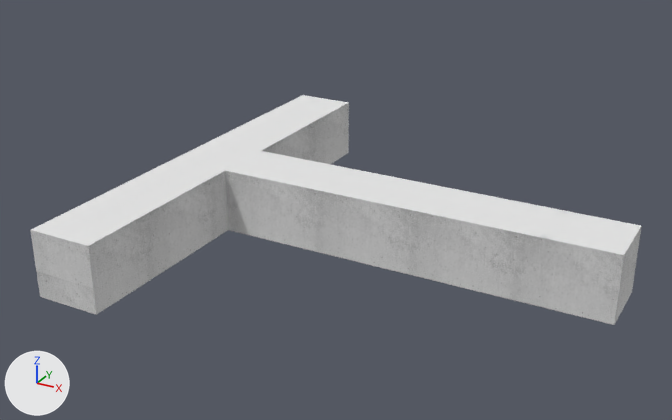
One commit to the Blender file Assets/Sets/corridor.blend: the scene before it, then after it.
Both versions are drawn from a camera (50 mm lens) standing at (10.74, -22.61, 12.31) and looking at (-1.39, -0.55, 1.28). Every picture has the same lights, and +X, +Y and +Z are marked at lower left.

Objects in the first picture: 'Corridor'.
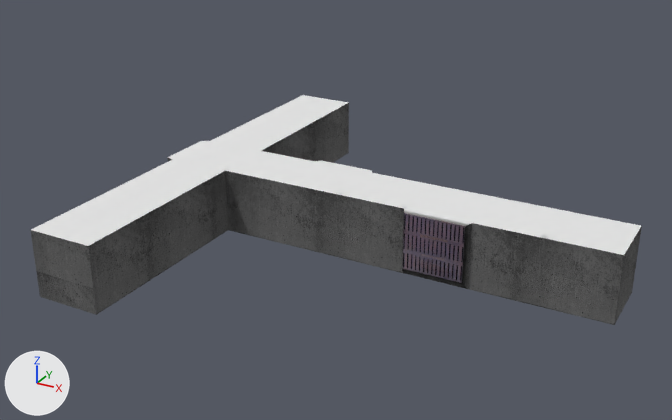
Boxes [x1, y1, x2, y2] around the edits, measured in the pictures (672 x 420 px):
'Corridor', recoloured, reshaped
    both: [30, 95, 642, 325]
part 1 of me_corridor, built on
    before: [402, 209, 472, 289]
    after: [167, 141, 472, 289]

Patch to the scene script:
```diff
--- a/Assets/Sets/corridor.blend.py
+++ b/Assets/Sets/corridor.blend.py
@@ img_d814qfp_7013ef05_f0c2_47b8_a354_844901489451_png @@
+img_d814qfp_7013ef05_f0c2_47b8_a354_844901489451_png = load_image('d814qfp-7013ef05-f0c2-47b8-a354-844901489451.png', '../../Texture/d814qfp-7013ef05-f0c2-47b8-a354-844901489451.png', 1024, 1024, 'sRGB')
@@ img_sewer_grate_01_png @@
+img_sewer_grate_01_png = load_image('sewer_grate_01.png', '../../Texture/sewer_grate_01.png', 512, 512, 'sRGB')
@@ mat_wall_cycles @@
 _N = mat_wall_cycles.node_tree.nodes; _L = mat_wall_cycles.node_tree.links
-n0 = _N.new('ShaderNodeOutputMaterial'); n0.name = 'Material Output'
-n1 = _N.new('ShaderNodeBsdfDiffuse'); n1.name = 'Diffuse BSDF'
 n2 = _N.new('ShaderNodeTexImage'); n2.name = 'Image Texture'
 n2.image = img_photo_1579492450119_80542d516179_jpeg
+n3 = _N.new('ShaderNodeRGBCurve'); n3.name = 'RGB Curves'
+_c = n3.mapping.curves[3]
+while len(_c.points) > 2: _c.points.remove(_c.points[-1])
+_c.points[0].location = (0.0, 0.0); _c.points[0].handle_type = 'AUTO'
+_c.points[1].location = (0.905, 0.325); _c.points[1].handle_type = 'AUTO'
+_p = _c.points.new(1.0, 1.0); _p.handle_type = 'AUTO'
+n3.mapping.update()
+n1 = _N.new('ShaderNodeBsdfDiffuse'); n1.name = 'Diffuse BSDF'
+n0 = _N.new('ShaderNodeOutputMaterial'); n0.name = 'Material Output'
 _L.new(n1.outputs[0], n0.inputs[0])  # 'BSDF' to 'Surface'
-_L.new(n2.outputs[0], n1.inputs[0])  # 'Color' to 'Color'
+_L.new(n2.outputs[0], n3.inputs[1])  # 'Color' to 'Color'
+_L.new(n3.outputs[0], n1.inputs[0])  # 'Color' to 'Color'
@@ mat_door_cycles @@
+mat_door_cycles = diffuse_material('Door_cycles')
+mat_door_cycles.texture = img_d814qfp_7013ef05_f0c2_47b8_a354_844901489451_png
@@ mat_grate_cycles @@
+mat_grate_cycles = diffuse_material('Grate_cycles')
+mat_grate_cycles.texture = img_sewer_grate_01_png
@@ me_corridor @@
 # used by ob_corridor; location = (0.0, 0.0, 1.0)
-me_corridor.from_pydata(...)  # 64 vertices, 62 faces; spans x -7.0..7.0, y -7.0..7.0, z -1.0..1.0
+me_corridor.from_pydata(...)  # 84 vertices, 74 faces; spans x -7.29..7.0, y -7.0..7.0, z -1.0..1.0
+# me_corridor part 1
+# 3 faces are deleted
+# 20 vertices are added at x -7.29..2.89, y -1.23..1.23, z -1.0..1.0
+# 2 new faces join them, mat_grate_cycles (picture img_sewer_grate_01_png)
+# 8 new faces join them, mat_wall_cycles
+# 3 new faces join them, mat_ceiling_cycles (its picture is missing)
+# 1 new face joins them, mat_door_cycles (picture img_d814qfp_7013ef05_f0c2_47b8_a354_844901489451_png)
+# 1 new face joins them, mat_floor_cycles (picture img_istockphoto_1150981807_612x612_jpg)
 me_corridor.materials.append(mat_white)
@@ me_corridor @@
 me_corridor.materials.append(mat_ceiling_cycles)
+me_corridor.materials.append(mat_grate_cycles)  # picture img_sewer_grate_01_png
+me_corridor.materials.append(mat_door_cycles)  # picture img_d814qfp_7013ef05_f0c2_47b8_a354_844901489451_png
```
